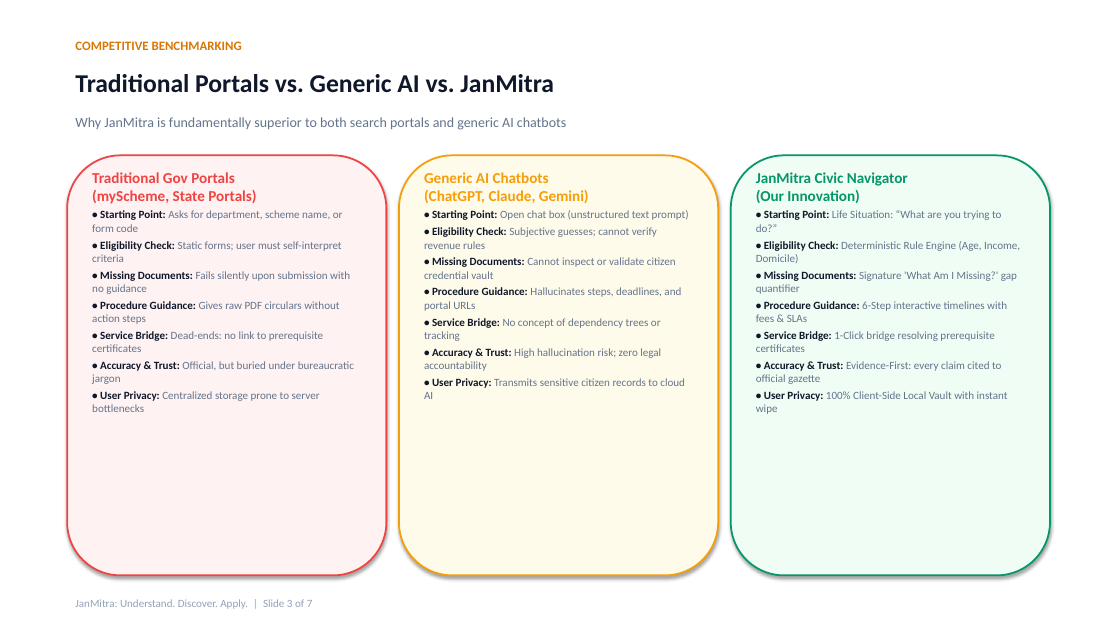
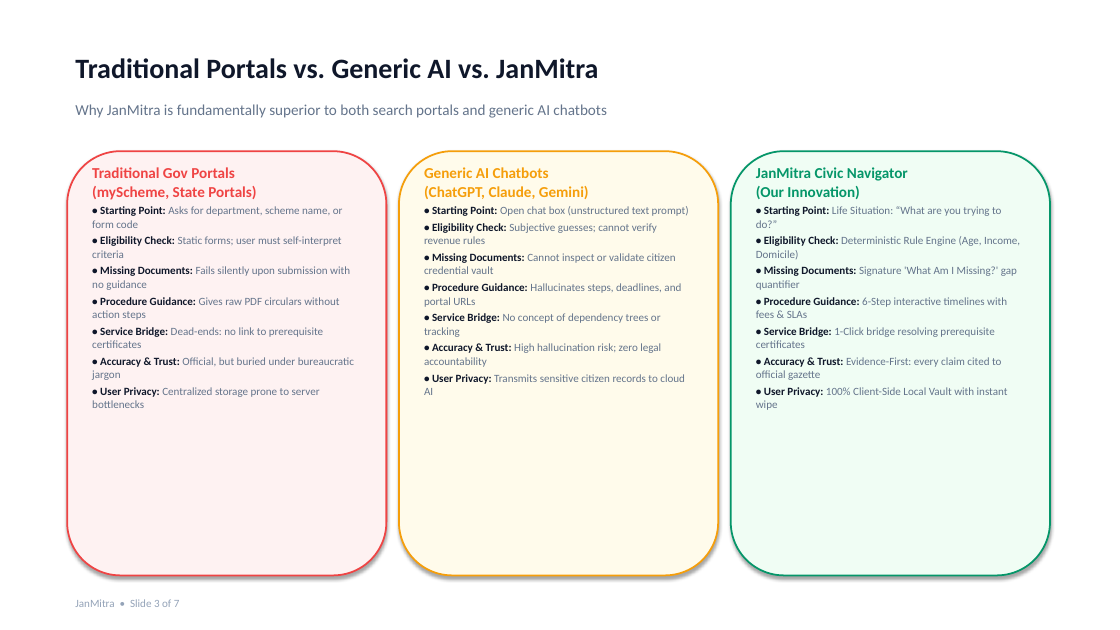
Before and after one commit to samenthamassey127-hue/JanMitra, a slide deck: slide 3 of JanMitra_Presentation.pptx. Drawn at 1120x630 pixels with LibreOffice and Linux fonts; fonts in the diff are those of the drawing. Boxes give left, top, right and bottom in pixels: in the first picture for what was removed or moved away, otherwise in the second. Text is boxed around its words. In the diff, an @@ line names an element or a change of style, - is before the commit and + after.

Commit message:
Add JanMitra presentation deck and technical architecture flowcharts

```diff
--- a/JanMitra_Presentation.pptx
+++ b/JanMitra_Presentation.pptx
@@ text "Traditional Portals vs. Generic AI ...": place and size @@
-text "Traditional Portals vs. Generic AI ..." at <box>75,74,554,93</box>
+text "Traditional Portals vs. Generic AI ..." at <box>75,58,598,79</box>
@@ text "Traditional Portals vs. Generic AI ..." at <box>75,58,598,79</box>: size 22 to 24 pt @@
@@ text removed at <box>75,41,242,50</box> @@
-COMPETITIVE BENCHMARKING
@@ text "Why JanMitra is fundamentally superior ...": place and size @@
-text "Why JanMitra is fundamentally superior ..." at <box>75,117,566,130</box>
+text "Why JanMitra is fundamentally superior ..." at <box>75,104,606,118</box>
@@ text "Why JanMitra is fundamentally superior ..." at <box>75,104,606,118</box>: size 12 to 13 pt @@
@@ rounded rectangle: place and size @@
-rounded rectangle at <box>67,155,386,576</box>
+rounded rectangle at <box>67,151,386,576</box>
@@ text "Traditional Gov Portals (myScheme, State ...": place and size @@
-text "Traditional Gov Portals (myScheme, State ..." at <box>92,172,354,412</box>
+text "Traditional Gov Portals (myScheme, State ..." at <box>92,167,354,408</box>
@@ rounded rectangle: place and size @@
-rounded rectangle at <box>399,155,718,576</box>
+rounded rectangle at <box>399,151,718,576</box>
@@ text "Generic AI Chatbots (ChatGPT, Claude, ...": place and size @@
-text "Generic AI Chatbots (ChatGPT, Claude, ..." at <box>424,172,689,399</box>
+text "Generic AI Chatbots (ChatGPT, Claude, ..." at <box>424,167,689,395</box>
@@ rounded rectangle: place and size @@
-rounded rectangle at <box>731,155,1050,576</box>
+rounded rectangle at <box>731,151,1050,576</box>
@@ text "JanMitra Civic Navigator (Our Innovation)": place and size @@
-text "JanMitra Civic Navigator (Our Innovation)" at <box>756,172,1020,414</box>
+text "JanMitra Civic Navigator (Our Innovation)" at <box>756,167,1020,410</box>
@@ text at <box>75,599,180,607</box>: text changed @@
-JanMitra: Understand. Discover. Apply. | Slide 3 of 7
+JanMitra • Slide 3 of 7
```
Also in this commit, not shown: 6 other slides changed, 3 other files.
